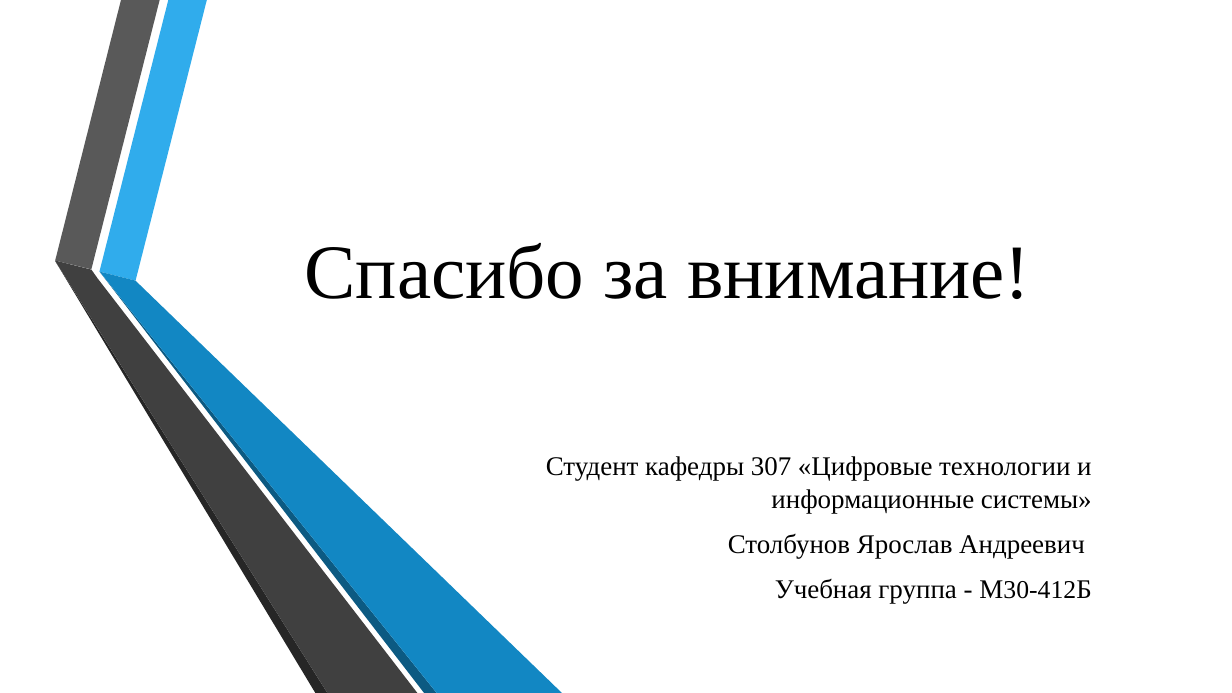
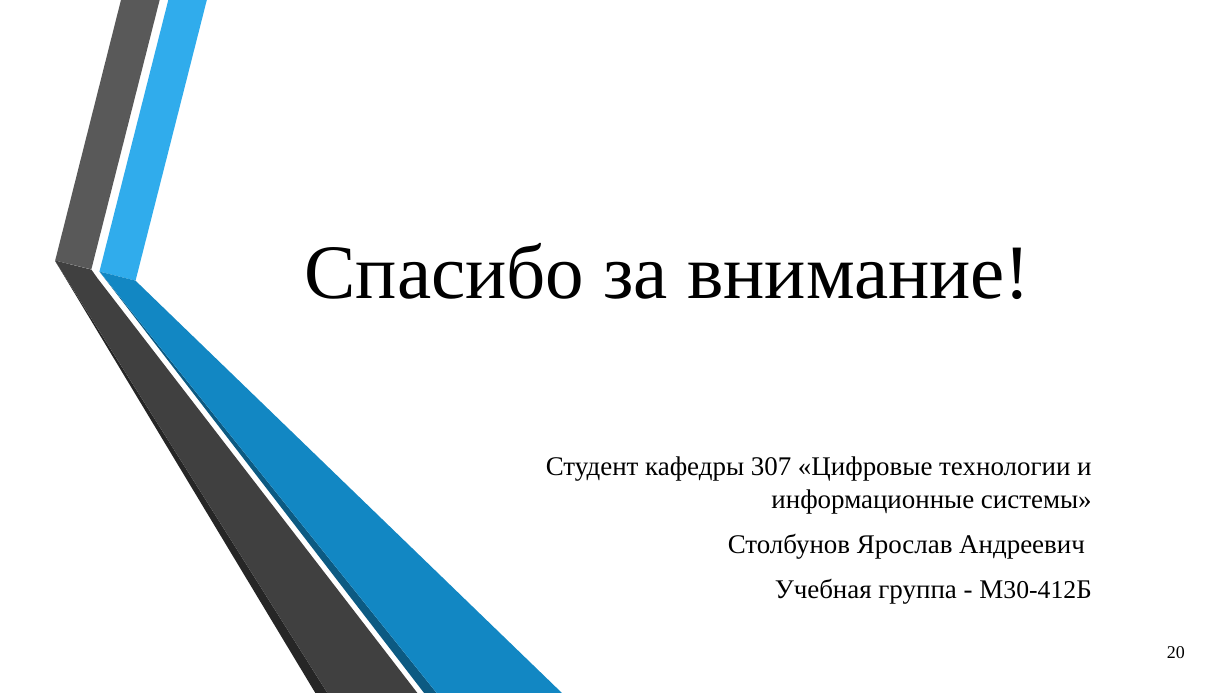
Before and after one commit to Yaroher2442/diplom-dev, a slide deck: slide 20 of diplom_preza.pptx (slide 19 before the commit). Drawn at 1232x693 pixels with LibreOffice and Linux fonts; fonts in the diff are those of the drawing; background and template pictures are left out. Boxes give left, top, right and bottom in pixels: in the first picture for what was removed or moved away, otherwise in the second. Text is boxed around its words. In the diff, an @@ line names an element or a change of style, - is before the commit and + after.

```diff
--- a/diplom_preza.pptx
+++ b/diplom_preza.pptx
@@ page number added at (1167, 646, 1185, 658), 14 pt, text #000000 @@
+20
```
Also in this commit, not shown: 9 other slides changed, 10 slides added, 9 slides removed.
